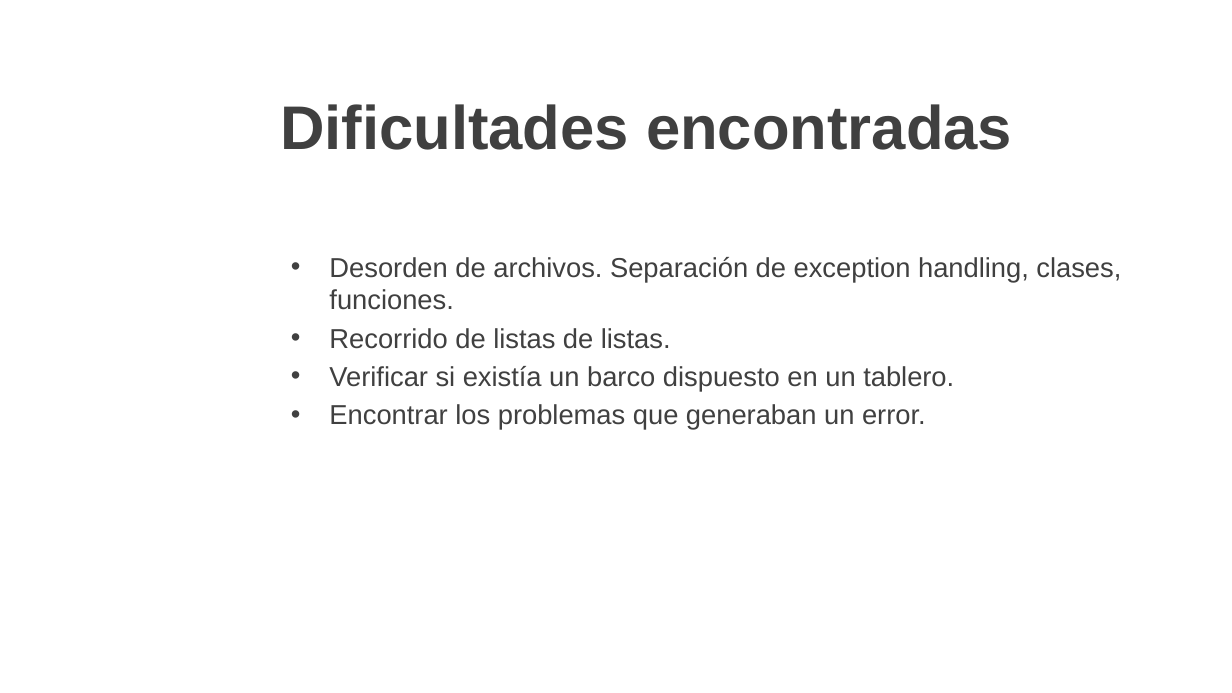
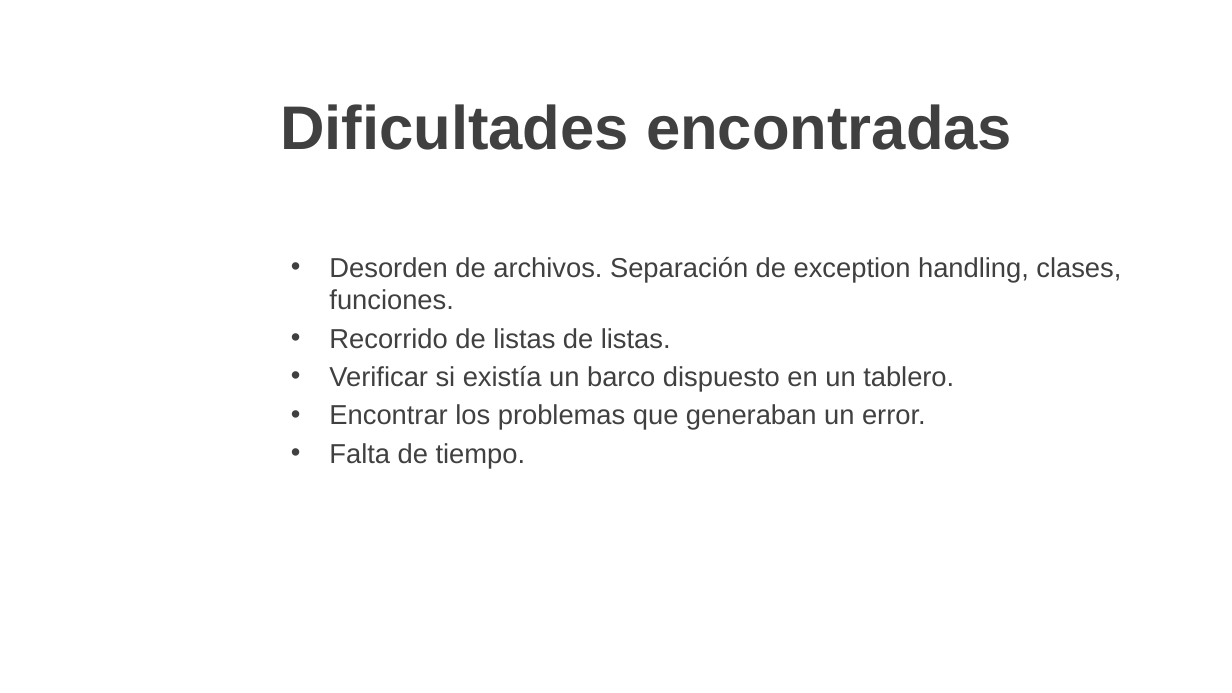
Before and after one commit to estebanarivasv/NavalBattle, a slide deck: slide 3 of Presentación.pptx. Drawn at 1232x693 pixels with LibreOffice and Linux fonts; fonts in the diff are those of the drawing; background and template pictures are left out. Boxes give left, top, right and bottom in pixels: in the first picture for what was removed or moved away, otherwise in the second. Text is boxed around its words. In the diff, an @@ line names an element or a change of style, - is before the commit and + after.

```diff
--- a/Presentación.pptx
+++ b/Presentación.pptx
@@ text at [329,443,525,468]: paragraph added @@
+• Falta de tiempo.
```
Also in this commit, not shown: 17 other slides changed, 1 slide removed, 1 other file.
